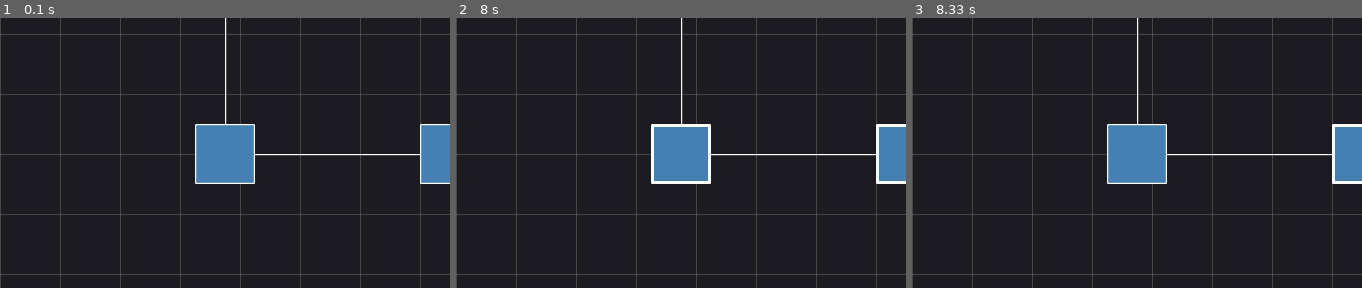
Above: before the commit, frames 1-3 (left to right).
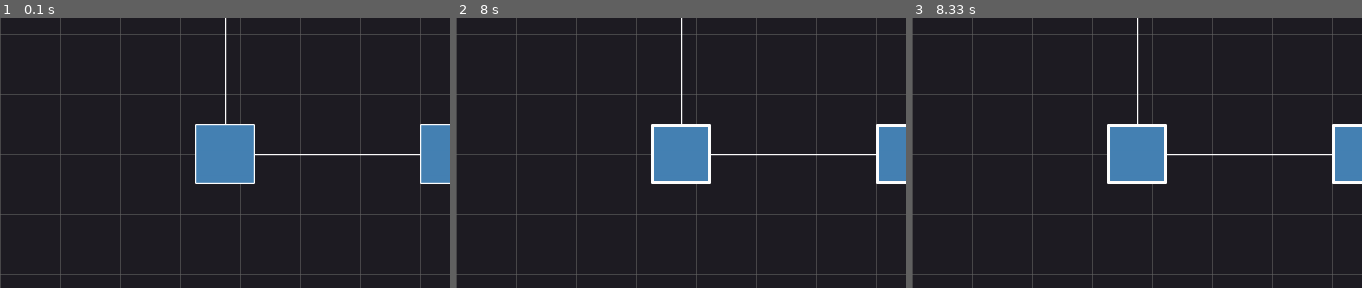
Above: after the commit, the same moments.

Repository: enochkung/mneme
Game: pygame game, started from pygame_diagram.py
Same seed, same stepped clock (60 frames per second), same inputs: the game is played once before the commit and once after it.
Inputs (mouse positions are % of the whole screen's width and height, from its top left):
- Up to frame 1 (0.1 s): no input
- Up to frame 2 (8 s): press the mouse at (25, 67) at 0.37 s; move the mouse to (35, 45) at 0.47 s; release the mouse at (46, 23) at 0.6 s; press the mouse at (50, 33) at 0.7 s; move the mouse to (32, 56) at 0.8 s; release the mouse at (15, 79) at 0.93 s; press the mouse at (75, 67) at 1.03 s; move the mouse to (81, 71) at 1.13 s; release the mouse at (88, 76) at 1.27 s; press the mouse at (50, 33) at 1.37 s; move the mouse to (39, 57) at 1.47 s; release the mouse at (28, 81) at 1.6 s; press the mouse at (50, 33) at 1.7 s; move the mouse to (40, 26) at 1.8 s; release the mouse at (31, 20) at 1.93 s; press the mouse at (75, 67) at 2.03 s; move the mouse to (43, 72) at 2.13 s; release the mouse at (12, 78) at 2.27 s; press the mouse at (75, 67) at 2.37 s; move the mouse to (44, 62) at 2.47 s; release the mouse at (13, 58) at 2.6 s; press the mouse at (25, 67) at 2.7 s; move the mouse to (25, 45) at 2.8 s; release the mouse at (26, 24) at 2.93 s; press the mouse at (75, 67) at 3.03 s; move the mouse to (47, 41) at 3.13 s; release the mouse at (20, 15) at 3.27 s; press the mouse at (25, 67) at 3.37 s; move the mouse to (40, 72) at 3.47 s; release the mouse at (54, 77) at 3.6 s; press the mouse at (25, 67) at 3.7 s; move the mouse to (32, 73) at 3.8 s; release the mouse at (39, 80) at 3.93 s; press the mouse at (50, 33) at 4.03 s; move the mouse to (55, 41) at 4.13 s; release the mouse at (60, 49) at 4.27 s; press the mouse at (50, 67) at 4.37 s; move the mouse to (34, 57) at 4.47 s; release the mouse at (18, 48) at 4.6 s; press the mouse at (50, 33) at 4.7 s; move the mouse to (35, 32) at 4.8 s; release the mouse at (21, 31) at 4.93 s; press the mouse at (50, 33) at 5.03 s; move the mouse to (32, 59) at 5.13 s; release the mouse at (14, 85) at 5.27 s; press the mouse at (50, 67) at 5.37 s; move the mouse to (66, 58) at 5.47 s; release the mouse at (83, 50) at 5.6 s; press the mouse at (25, 67) at 5.7 s; move the mouse to (24, 52) at 5.8 s; release the mouse at (22, 39) at 5.93 s; press the mouse at (75, 67) at 6.03 s; move the mouse to (55, 71) at 6.13 s; release the mouse at (36, 76) at 6.27 s; press the mouse at (50, 33) at 6.37 s; move the mouse to (36, 40) at 6.47 s; release the mouse at (22, 46) at 6.6 s; press the mouse at (50, 33) at 6.7 s; move the mouse to (38, 54) at 6.8 s; release the mouse at (27, 74) at 6.93 s; press the mouse at (25, 67) at 7.03 s; move the mouse to (51, 66) at 7.13 s; release the mouse at (76, 65) at 7.27 s; click (80, 41) at 7.38 s
- Up to frame 3 (8.33 s): press the mouse at (25, 67) at 8.2 s; move the mouse to (31, 69) at 8.3 s
The pictures show only the part of the screen within x 0-50%, y 41-91%; the shares and areas given below are measured in that part.

Frames 1-2 are identical in both runs. In frame 3, 0.4% of the frame differs, in the area x 43-57%, y 39-62%.

Commit message:
move objs v2

Diff:
--- a/cartograph.py
+++ b/cartograph.py
@@ -201,8 +201,8 @@
                 return script
         return
 
-    def select_obj(self, pos):
-        self.selected_obj = self.get_object_from_mouse_pos(pos)
+    def select_obj(self, pos, screen_pos=False):
+        self.selected_obj = self.get_object_from_mouse_pos(pos, screen_pos=screen_pos)
         if self.selected_obj is not None:
             self.selected_obj.relative_pos = np.array(center_screen_conversion(pos)) - np.array(
                 self.selected_obj.center)
@@ -226,6 +226,14 @@
 
     def reset_connections(self):
         pass
+
+    def reset_selected_obj(self):
+        self.unhighlight_object(hover=False)
+        self.selected_obj = None
+
+    def reset_hovered_obj(self):
+        self.unhighlight_object(hover=True)
+        self.hovered_obj = None
 
     def get_connection_by_filter(self, filter):
         pass
--- a/pygame_diagram.py
+++ b/pygame_diagram.py
@@ -87,9 +87,38 @@
         :param event:
         :return:
         """
+        pos = pygame.mouse.get_pos()
+        obj = self.ctg.get_object_from_mouse_pos(pos, screen_pos=True)
+
+        if event.type == pygame.MOUSEBUTTONDOWN and self.clock.tick() > 500:
+            """
+            1. If obj is the same or obj is None, then unhighlight and reset selected obj
+            2. If obj is different, then unhighlight, change selected obj and highlight
+            """
+            self.mouse_up = False
+            if obj == self.ctg.selected_obj or obj is None:
+                self.ctg.reset_selected_obj()
+                return
+            if obj != self.ctg.selected_obj:
+                self.ctg.reset_selected_obj()
+                self.ctg.select_obj(pos=pos, screen_pos=True)
+                self.ctg.highlight_object(hover=False)
+        if event.type == pygame.MOUSEMOTION and not self.mouse_up:
+            self.move_obj(event)
+        if event.type == pygame.MOUSEBUTTONUP:
+            self.mouse_up = True
 
     def check_mouse_unselected(self, event):
-        pass
+        pos = pygame.mouse.get_pos()
+        obj = self.ctg.get_object_from_mouse_pos(pos, screen_pos=True)
+        if event.type == pygame.MOUSEBUTTONDOWN and self.clock.tick() > 500:
+            """
+            Nothing else is selected, so we highlight and set to selected_obj
+            """
+            if obj is not None:
+                self.ctg.select_obj(pos, screen_pos=True)
+                print('selected obj: ', self.ctg.selected_obj)
+                self.ctg.highlight_object(hover=False)
 
     def check_mouse_hover(self):
         pos = pygame.mouse.get_pos()
@@ -97,9 +126,9 @@
         if obj is not None:
             self.ctg.hover_obj(pos=pos, screen_pos=True)
             self.ctg.highlight_object(hover=True)
-        if obj is None and self.ctg.hovered_obj is not None:
+        if obj is None and self.ctg.hovered_obj is not None and self.ctg.hovered_obj != self.ctg.selected_obj:
             self.ctg.unhighlight_object(hover=True)
-            self.ctg.hovered_obj = None
+            self.ctg.reset_hovered_obj()
 
     def check_motion(self, event):
         self.check_mouse_down(event)
@@ -117,7 +146,7 @@
                 if self.ctg.selected_obj is not None and self.ctg.selected_obj.in_pos(center_screen_conversion(pos)):
                     self.ctg.draw_input_text(object=self.ctg.selected_obj)
 
-    def check_mouse_motion(self, event):
+    def move_obj(self, event):
         if event.type == pygame.MOUSEMOTION and self.ctg.selected_obj is not None:
             pos = pygame.mouse.get_pos()
             self.ctg.selected_obj.set_center(
@@ -130,18 +159,18 @@
     def check_mouse_up(self, event):
         if event.type == pygame.MOUSEBUTTONUP:
             if self.ctg.selected_obj is not None:
-                self.ctg.selected_obj = None
+                self.ctg.reset_selected_obj()
 
     def check_highlight(self):
         pos = pygame.mouse.get_pos()
         if self.ctg.selected_obj is not None and not self.ctg.selected_obj.in_pos(center_screen_conversion(pos)):
             self.ctg.unhighlight_object()
-            self.ctg.selected_obj = None
+            self.ctg.reset_selected_obj()
 
         self.ctg.select_obj(pos)
         if self.ctg.selected_obj is not None:
-            self.ctg.highlight_object()
-            self.ctg.selected_obj = None
+            self.ctg.highlight_object(hover=False)
+            self.ctg.reset_selected_obj()
 
     def check_aux_menus(self, event):
         if event.type == pygame.KEYDOWN and event.key == pygame.K_h and not self.ctg.inputTextPressed:
